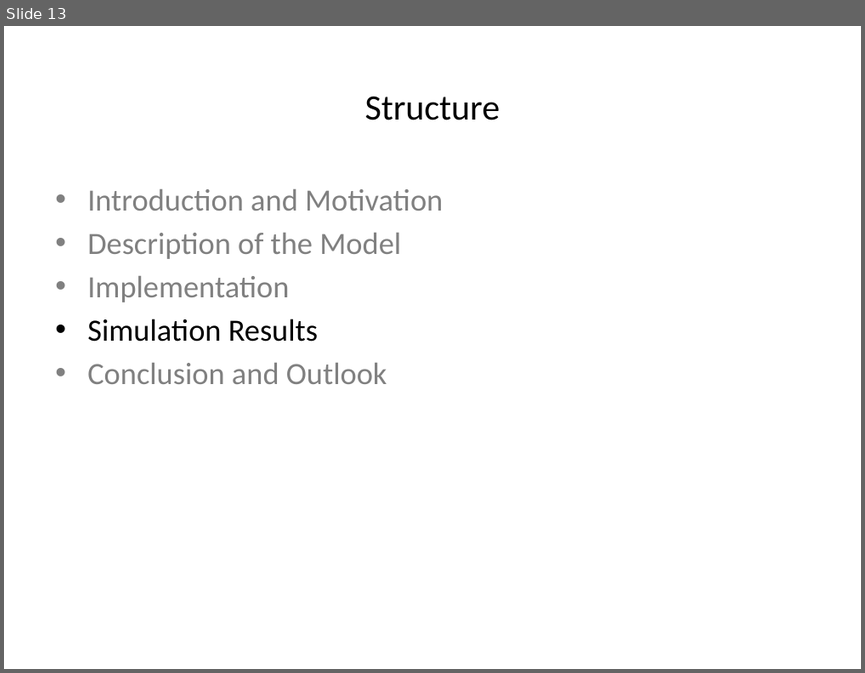
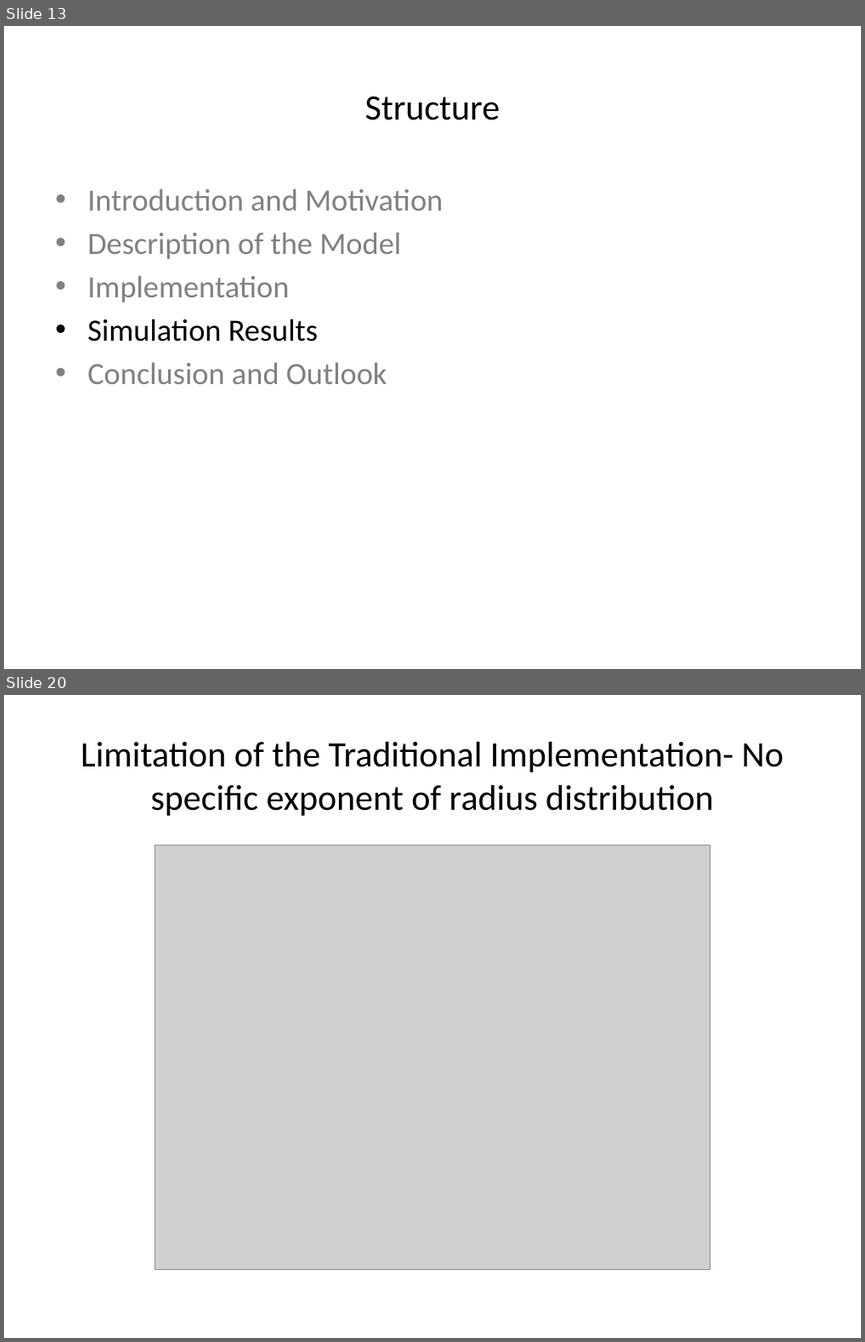
Before and after one commit to wildmic/Forest-Fire-SOC, a slide deck: presentation/SOC.pptx. Shown one above the other, each under a label of ours: slide 13 before the commit, slides 13 and 20 after it; the slides between them are not shown. The pictures are 865x673 and 865x1342 pixels, drawn with LibreOffice and Linux fonts; fonts in the diff are those of the drawing; grey boxes stand for pictures. Boxes give left, top, right and bottom in pixels: in the first picture for what was removed or moved away, otherwise in the second. Text is boxed around its words. In the diff, an @@ line names an element or a change of style, - is before the commit and + after.

```diff
--- a/presentation/SOC.pptx
+++ b/presentation/SOC.pptx
@@ slide 20 added at [4, 695, 861, 1338], background #FFFFFF @@
@@ title added at [80, 742, 783, 816], 30 pt, text #000000 @@
+Limitation of the Traditional Implementation- No specific exponent of radius distribution
@@ picture added at [154, 845, 710, 1269] @@
```
Also in this commit, not shown: 7 slides changed, 11 other slides added, 3 slides removed, 6 other files.
